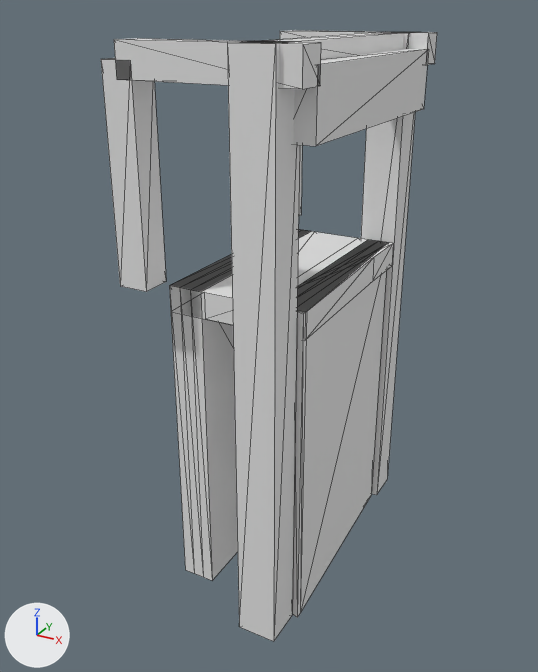
Before and after pictures for a commit that changed the glTF model models/schipluiden/schipluiden-brug-db437601/schipluiden-brug-db437601.glb.
Before and after are seen from a 50 mm lens placed at (9.94, -19.61, 7.36), pointed at (-0.58, -0.48, -2.2). Lighting does not change. The marker at lower left points along +X, +Y and +Z. The first picture is the older version. Mesh edges are drawn as thin lines.

In view in the first picture: 'building:balans', 'building:balans 2', 'building:contragewicht', 'building:hamei', 'building:hamei 2', 'building:hangstang', 'building:hangstang 2', 'building:portaal', 'road:dek', 'road:landhoofd (aangenomen)', 'road:landhoofd (aangenomen) 2'.
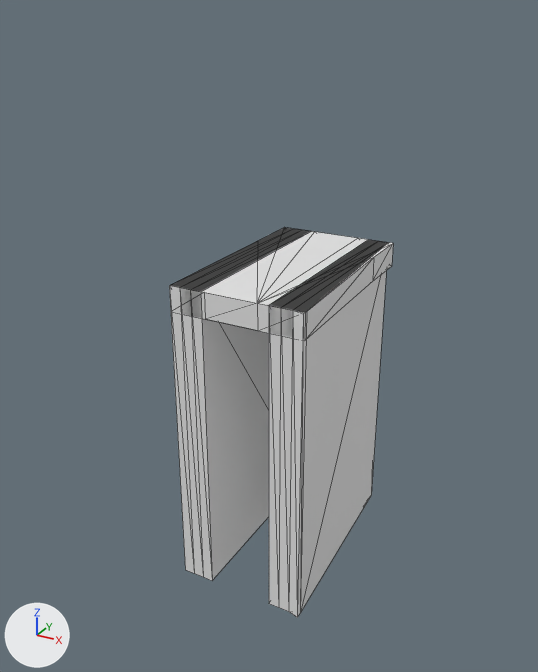
Boxes [x1, y1, x2, y2] around the edits, measured in the pictures (538 x 672 px):
'building:hamei 2', deleted
    before: [227, 41, 300, 642]
'building:hangstang 2', deleted
    before: [101, 58, 166, 292]
'building:hamei', deleted
    before: [361, 32, 415, 495]
'building:contragewicht', deleted
    before: [294, 49, 428, 146]
'building:balans 2', deleted
    before: [114, 38, 321, 89]
'building:portaal', deleted
    before: [249, 32, 408, 59]
'building:balans', deleted
    before: [280, 30, 437, 65]
'building:hangstang', deleted (mostly hidden)
    before: [299, 145, 302, 216]

The edits, one by one:
Object 'building:hamei' (ob_building_hamei) is deleted.
Object 'building:hamei 2' (ob_building_hamei_2) is deleted.
Object 'building:portaal' (ob_building_portaal) is deleted.
Object 'building:balans' (ob_building_balans) is deleted.
Object 'building:hangstang' (ob_building_hangstang) is deleted.
Object 'building:balans 2' (ob_building_balans_2) is deleted.
Object 'building:hangstang 2' (ob_building_hangstang_2) is deleted.
Object 'building:contragewicht' (ob_building_contragewicht) is deleted.
